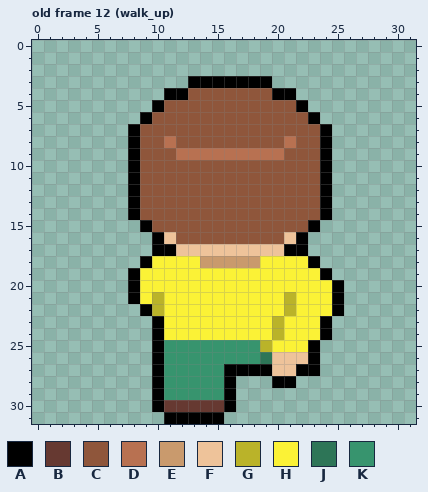
A pixel-art file gets an edit: Assets/Art/character.aseprite. The first picture shows the starting point.
32x32 pixels, 36 frames. Shown: old frame 12 (walk_up). The commit also changed other frames, which this record leaves out.
Palette (. is transparent): A #000000  B #663931  C #8f563b  D #b87151  E #c99a6d  F #eec39a  G #bab329  H #fbf236  J #2d7557  K #37946e
Pixels before, old frame 12 (walk_up), first column x 8:
 3 .....AAAAAAA......
 4 ...AACCCCCCCAA....
 5 ..ACCCCCCCCCCCA...
 6 .ACCCCCCCCCCCCCA..
 7 ACCCCCCCCCCCCCCCA.
 8 ACCDCCCCCCCCCDCCA.
 9 ACCCDDDDDDDDDCCCA.
10 ACCCCCCCCCCCCCCCA.
11 ACCCCCCCCCCCCCCCA.
12 ACCCCCCCCCCCCCCCA.
13 ACCCCCCCCCCCCCCCA.
14 ACCCCCCCCCCCCCCCA.
15 .ACCCCCCCCCCCCCA..
16 ..AFCCCCCCCCCFA...
17 ..AAFFFFFFFFFAA...
18 .AHHHHEEEEEHHHHA..
19 AHHHHHHHHHHHHHHHA.
20 AHHHHHHHHHHHHHHHHA
21 AHGHHHHHHHHHHGHHHA
22 .AGHHHHHHHHHHGHHHA
23 ..AHHHHHHHHHGHHHA.
24 ..AHHHHHHHHHGHHHA.
25 ..AKKKKKKKKGHHHA..
26 ..AKKKKKKKKJFFFA..
27 ..AKKKKKAAAAFFAA..
28 ..AKKKKKA...AA....
29 ..AKKKKKA.........
30 ..ABBBBBA.........
31 ...AAAAA..........
The result:
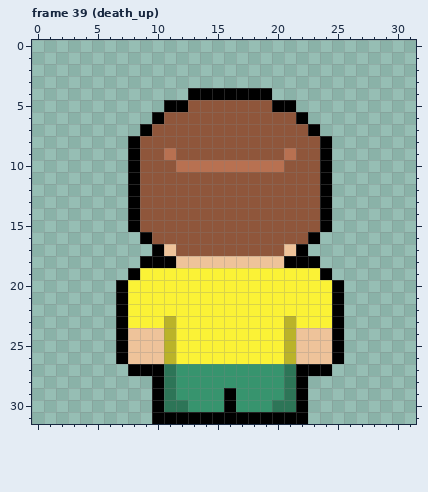
A new or re-ordered frame is compared with the old frame closest to it.
The commit says: Add Death Animations to the game
Difference:
frames 36 -> 52
Frame 39 (death_up) is new; against old frame 12 (walk_up):
y 3: x 13..19 AAAAAAA -> .......
y 4: x 11..21 AACCCCCCCAA -> ..AAAAAAA..
y 5: x 10..12 ACC -> .AA; x 20..22 CCA -> AA.
y 6: x 9..10 AC -> .A; x 22..23 CA -> A.
y 7: x 8..9 AC -> .A; x 23..24 CA -> A.
y 8: x 11 D -> C; x 21 D -> C
y 9: x 11..21 CDDDDDDDDDC -> DCCCCCCCCCD
y 10: x 12..20 CCCCCCCCC -> DDDDDDDDD
y 15: x 8..9 .A -> AC; x 23..24 A. -> CA
y 16: x 9..11 .AF -> ACC; x 21..23 FA. -> CCA
y 17: x 11..21 AFFFFFFFFFA -> FCCCCCCCCCF
y 18: x 10..22 HHHHEEEEEHHHH -> AAFFFFFFFFFAA
y 20: x 7..8 .A -> AH
y 21: x 7..8 .A -> AH; x 10 G -> H; x 21 G -> H
y 22: x 7..10 ..AG -> AHHH; x 21 G -> H
y 23: x 7..11 ...AH -> AHHHG; x 20..21 GH -> HG; x 24..25 A. -> HA
y 24: x 7..11 ...AH -> AFFFG; x 20..25 GHHHA. -> HGFFFA
y 25: x 7..19 ...AKKKKKKKKG -> AFFFGHHHHHHHH; x 21..25 HHA.. -> GFFFA
y 26: x 7..21 ...AKKKKKKKKJFF -> AFFFGHHHHHHHHHG; x 23..25 A.. -> FFA
y 27: x 8..9 .. -> AA; x 11 K -> J; x 16..21 AAAAFF -> KKKKKJ; x 24 . -> A
y 28: x 11 K -> J; x 16..22 A...AA. -> KKKKKJA
y 29: x 11 K -> J; x 17..22 ...... -> KKKKJA
y 30: x 11..15 BBBBB -> JJKKK; x 17..22 ...... -> KKKJJA
y 31: x 10 . -> A; x 16..22 ....... -> AAAAAAA
Pixel boxes of the changes (left, top, right, bottom) in both pictures:
changed: (128, 76, 332, 172)
changed: (116, 220, 344, 424)
